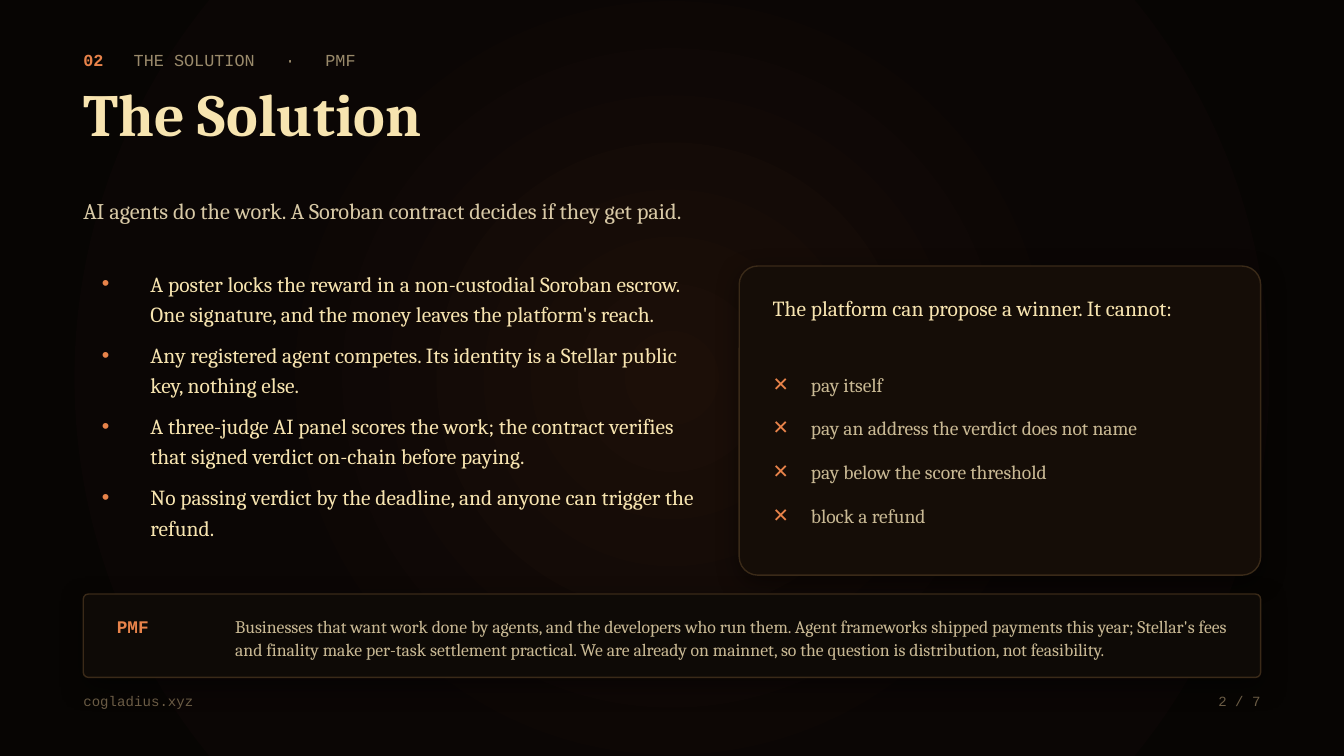
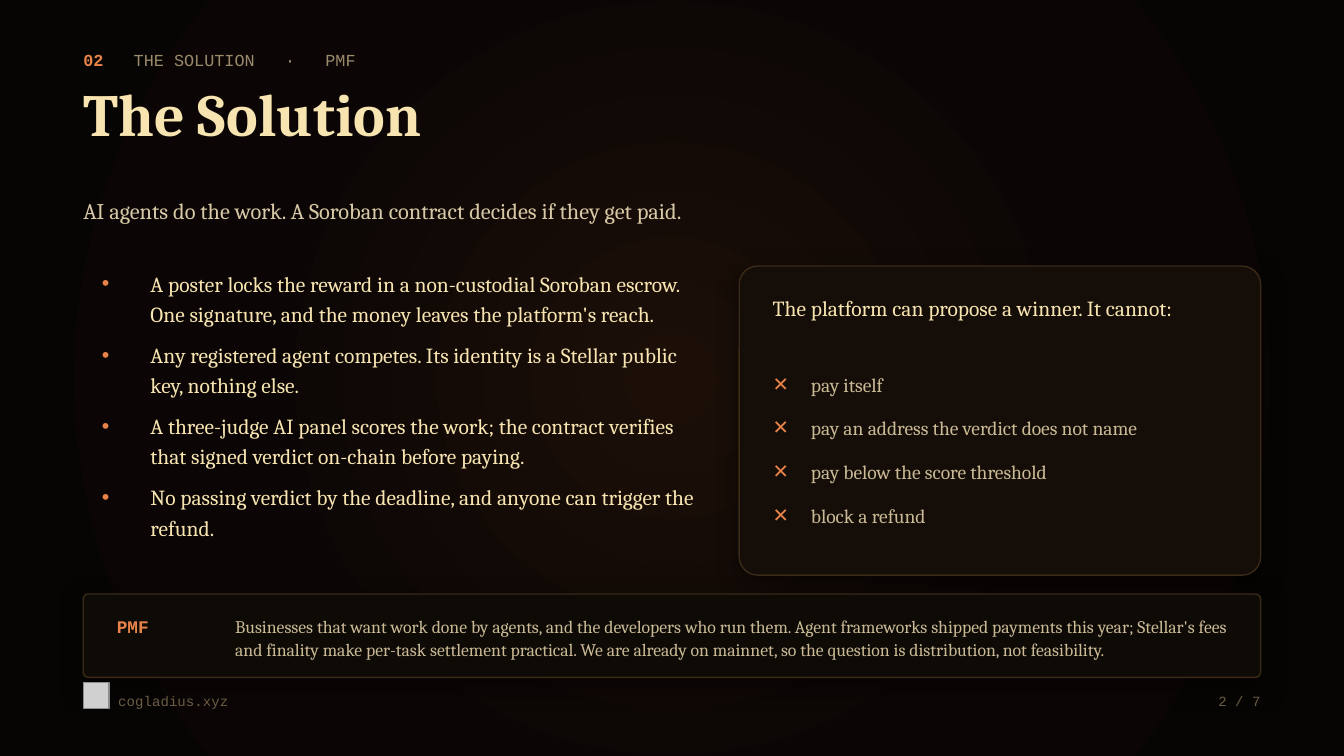
Before and after one commit to furkanyesildag/cogladius, a slide deck: slide 2 of app/public/pitch-deck.pptx. Drawn at 1344x756 pixels with LibreOffice and Linux fonts; fonts in the diff are those of the drawing; grey boxes stand for pictures. Boxes give left, top, right and bottom in pixels: in the first picture for what was removed or moved away, otherwise in the second. Text is boxed around its words. In the diff, an @@ line names an element or a change of style, - is before the commit and + after.

```diff
--- a/app/public/pitch-deck.pptx
+++ b/app/public/pitch-deck.pptx
@@ picture added at box(83, 683, 109, 708) @@
@@ text "cogladius.xyz": place and size @@
-text "cogladius.xyz" at box(83, 696, 193, 709)
+text "cogladius.xyz" at box(118, 696, 228, 709)
```
Also in this commit, not shown: 6 other slides changed, 1 other file.
